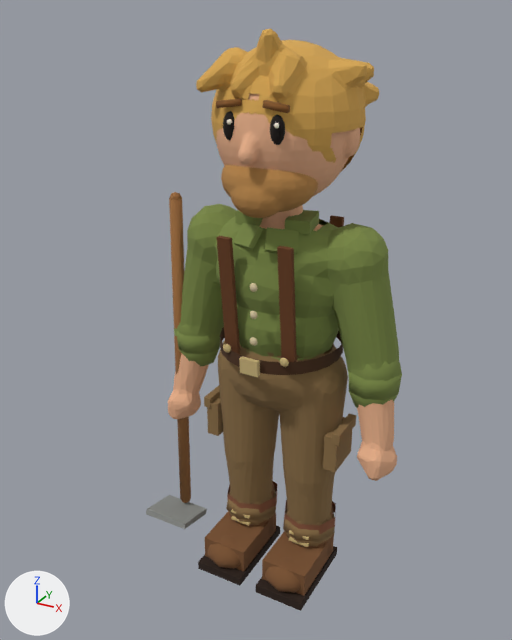
The glTF model assets/characters/b3d/glb/farmer_v3.glb: old version first, new version second.
Rendered twice from a 50 mm camera at (0.757, -1.516, 1.495) aimed at (-0.056, -0.038, 0.756). The axes (+X, +Y, +Z) are drawn at lower left. The lights are the same throughout. The picture after the commit comes second. Vertices at exactly the same position are counted once.

Names of what the first picture shows: 'farmer_beard_beard', 'farmer_body_farmer_body', 'farmer_boots_box.013', 'farmer_boots_box.018', 'farmer_cuff_tube', 'farmer_hair_hair', 'farmer_head_head', 'farmer_pants_pants', 'farmer_shirt_shirt', 'farmer_strap_box.008', 'farmer_strap_box.010', 'farmer_tool_box.023', 'farmer_tool_tube.006' and 33 more.
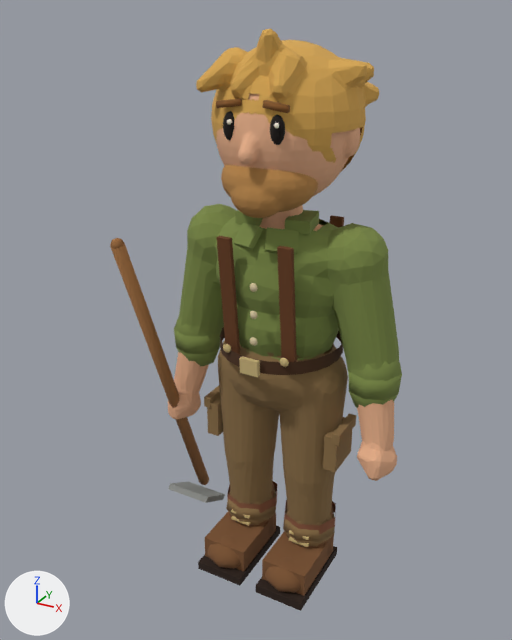
Location of each change, [x1, y1, x2, y2] in pixels of the pictures (512 x 640 px; the box of a moved part takes in the faces that stretch with it):
'farmer_tool_tube.006', reshaped (335% wider, 21% shorter)
    before: [169, 192, 191, 503]
    after: [110, 238, 209, 485]
'farmer_tool_box.023', reshaped (6% narrower, 34% shorter)
    before: [146, 495, 207, 529]
    after: [168, 481, 225, 503]
part 2 of me_tube_006, moved or reshaped
    before: [169, 192, 182, 200]
    after: [110, 238, 124, 249]
part 3 of me_tube_006, moved or reshaped
    before: [169, 199, 191, 501]
    after: [110, 243, 209, 484]

What changed in the scene script:
```text
Change me_box_023:
    used by ob_farmer_tool_box_023; location = (0.0, 0.0, 0.0)
    remove me_box_023.from_pydata(...)  # 8 vertices, 12 faces; spans x -0.3675..-0.2275, y -0.1605..-0.0395, z 0.0712..0.1136
    add me_box_023.from_pydata(...)  # 8 vertices, 12 faces; spans x -0.3675..-0.2275, y -0.0437..0.067, z 0.0559..0.1262
    me_box_023 part 1
    me_box_023.vertices[0].co: (-0.3675, -0.1605, 0.0973) -> (-0.3675, -0.0437, 0.1123)  # pixel (145, 514) -> pixel (168, 489)
    me_box_023.vertices[1].co: (-0.3675, -0.1554, 0.1136) -> (-0.3675, -0.0325, 0.1262)  # pixel (146, 508) -> pixel (170, 483)
    me_box_023.vertices[2].co: (-0.3675, -0.0446, 0.0712) -> (-0.3675, 0.0558, 0.0559)
    me_box_023.vertices[3].co: (-0.3675, -0.0395, 0.0875) -> (-0.3675, 0.067, 0.0699)  # pixel (169, 494) -> pixel (188, 481)
    me_box_023.vertices[4].co: (-0.2275, -0.1605, 0.0973) -> (-0.2275, -0.0437, 0.1123)  # pixel (184, 529) -> pixel (205, 502)
    me_box_023.vertices[5].co: (-0.2275, -0.1554, 0.1136) -> (-0.2275, -0.0325, 0.1262)  # pixel (185, 523) -> pixel (207, 497)
    me_box_023.vertices[6].co: (-0.2275, -0.0446, 0.0712) -> (-0.2275, 0.0558, 0.0559)  # pixel (206, 513) -> pixel (223, 499)
    me_box_023.vertices[7].co: (-0.2275, -0.0395, 0.0875) -> (-0.2275, 0.067, 0.0699)  # pixel (206, 508) -> pixel (224, 494)
Change me_tube_006:
    used by ob_farmer_tool_tube_006; location = (0.0, 0.0, 0.0)
    remove me_tube_006.from_pydata(...)  # 68 vertices, 124 faces; spans x -0.315..-0.281, y -0.067..-0.013, z 0.095..1.061
    add me_tube_006.from_pydata(...)  # 68 vertices, 124 faces; spans x -0.315..-0.281, y -0.29..0.072, z 0.093..1.004
    me_tube_006 part 2: the loose piece of 26 vertices spanning x -0.315..-0.281, y -0.047..-0.013, z 1.027..1.061 is moved by (0.0, -0.243, -0.057)
    me_tube_006 part 3: 16 of 68 vertices moved; they spanned x -0.315..-0.281, y -0.067..-0.013, z 0.109..1.045 and now span x -0.315..-0.281, y -0.289..0.071, z 0.102..0.993; mean shift (0.0, -0.069, -0.03); largest move (-0.298, -0.013, 1.044) -> (-0.298, -0.289, 0.982)
    other edits to the shape of me_tube_006 do not show in these pictures
```
